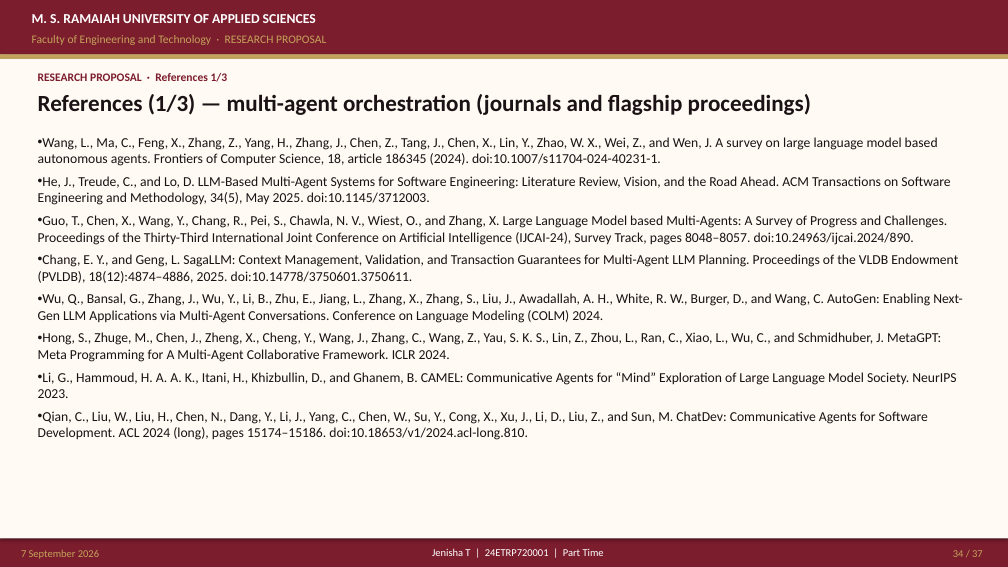
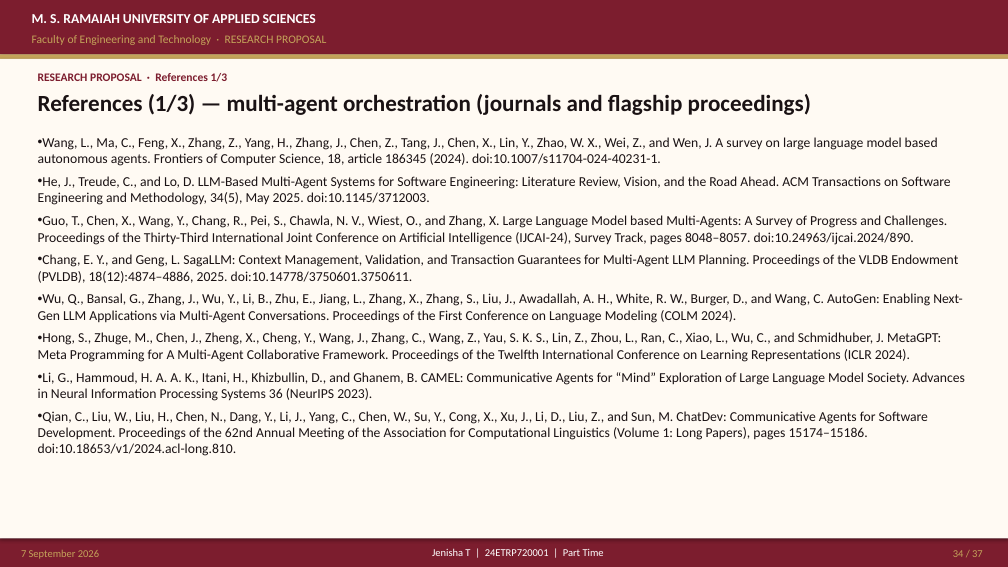
Before and after one commit to joyjeni/phd-agentic-ai-master, a slide deck: slide 34 of ACRS_PhD_Proposal_JenishaT_24ETRP720001.pptx. Drawn at 1008x567 pixels with LibreOffice and Linux fonts; fonts in the diff are those of the drawing. Boxes give left, top, right and bottom in pixels: in the first picture for what was removed or moved away, otherwise in the second. Text is boxed around its words. In the diff, an @@ line names an element or a change of style, - is before the commit and + after.

```diff
--- a/ACRS_PhD_Proposal_JenishaT_24ETRP720001.pptx
+++ b/ACRS_PhD_Proposal_JenishaT_24ETRP720001.pptx
@@ text at (x1=38, y1=293, x2=965, y2=456): text changed @@
-• Wu, Q., Bansal, G., Zhang, J., Wu, Y., Li, B., Zhu, E., Jiang, L., Zhang, X., Zhang, S., Liu, J., Awadallah, A. H., White, R. W., Burger, D., and Wang, C. AutoGen: Enabling Next-Gen LLM Applications via Multi-Agent Conversations. Conference on Language Modeling (COLM) 2024.
-• Hong, S., Zhuge, M., Chen, J., Zheng, X., Cheng, Y., Wang, J., Zhang, C., Wang, Z., Yau, S. K. S., Lin, Z., Zhou, L., Ran, C., Xiao, L., Wu, C., and Schmidhuber, J. MetaGPT: Meta Programming for A Multi-Agent Collaborative Framework. ICLR 2024.
-• Li, G., Hammoud, H. A. A. K., Itani, H., Khizbullin, D., and Ghanem, B. CAMEL: Communicative Agents for “Mind” Exploration of Large Language Model Society. NeurIPS 2023.
-• Qian, C., Liu, W., Liu, H., Chen, N., Dang, Y., Li, J., Yang, C., Chen, W., Su, Y., Cong, X., Xu, J., Li, D., Liu, Z., and Sun, M. ChatDev: Communicative Agents for Software Development. ACL 2024 (long), pages 15174–15186. doi:10.18653/v1/2024.acl-long.810.
+• Wu, Q., Bansal, G., Zhang, J., Wu, Y., Li, B., Zhu, E., Jiang, L., Zhang, X., Zhang, S., Liu, J., Awadallah, A. H., White, R. W., Burger, D., and Wang, C. AutoGen: Enabling Next-Gen LLM Applications via Multi-Agent Conversations. Proceedings of the First Conference on Language Modeling (COLM 2024).
+• Hong, S., Zhuge, M., Chen, J., Zheng, X., Cheng, Y., Wang, J., Zhang, C., Wang, Z., Yau, S. K. S., Lin, Z., Zhou, L., Ran, C., Xiao, L., Wu, C., and Schmidhuber, J. MetaGPT: Meta Programming for A Multi-Agent Collaborative Framework. Proceedings of the Twelfth International Conference on Learning Representations (ICLR 2024).
+• Li, G., Hammoud, H. A. A. K., Itani, H., Khizbullin, D., and Ghanem, B. CAMEL: Communicative Agents for “Mind” Exploration of Large Language Model Society. Advances in Neural Information Processing Systems 36 (NeurIPS 2023).
+• Qian, C., Liu, W., Liu, H., Chen, N., Dang, Y., Li, J., Yang, C., Chen, W., Su, Y., Cong, X., Xu, J., Li, D., Liu, Z., and Sun, M. ChatDev: Communicative Agents for Software Development. Proceedings of the 62nd Annual Meeting of the Association for Computational Linguistics (Volume 1: Long Papers), pages 15174–15186. doi:10.18653/v1/2024.acl-long.810.
```
Also in this commit, not shown: 10 other slides changed, 44 other files.
